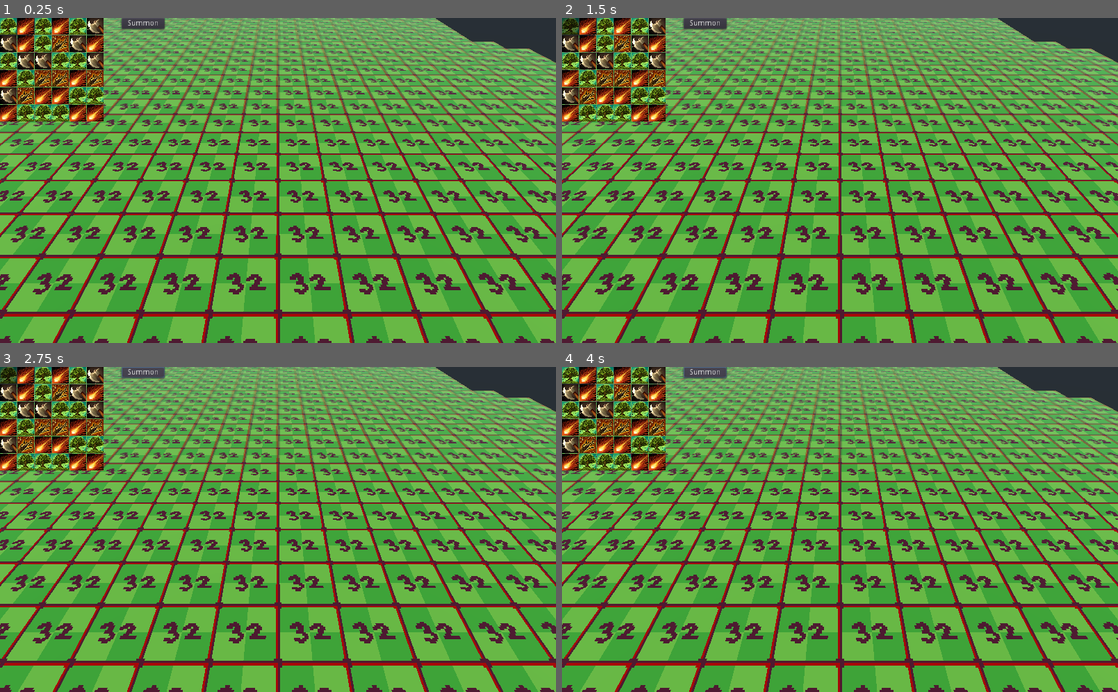
Above: before the commit, frames 1-4 (two rows, left to right).
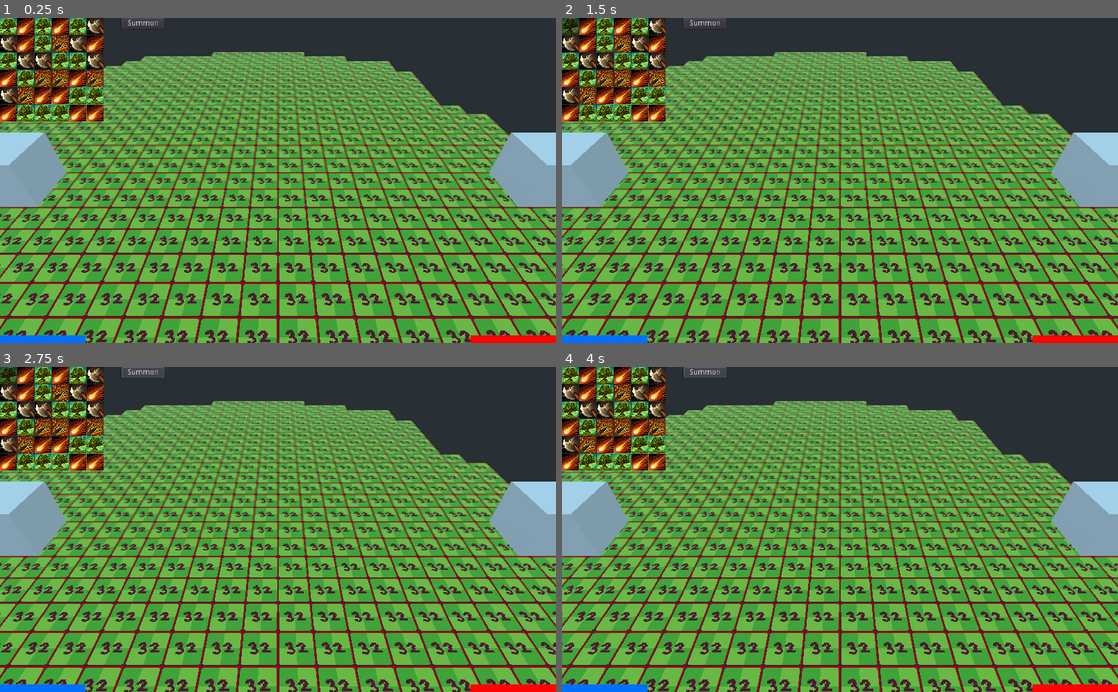
Above: after the commit, the same moments.

Repository: VPJPeltonen/Puzzlejam
Game: Godot game, scene res://src/scenes/tiles/Game.tscn
Two runs of this game, one before a commit and one after it. Both use one fixed random seed, a clock stepped at 60 frames per second and the inputs below. The project has no main scene, so this scene is started directly.
Inputs (mouse positions are in pixels of both pictures, inside the frame that each line leads up to):
- Up to frame 1 (0.25 s): no input
- Up to frame 2 (1.5 s): click "Summon" at 0.5 s; click (573, 27) at 1.27 s
- Up to frame 3 (2.75 s): click "Summon" at 2 s
- Up to frame 4 (4 s): click (573, 376) at 2.77 s; click "Summon" at 3.5 s

The runs differ from the first frame. In frame 1, 71% of the frame differs, in the area x 0-100%, y 0-100%; in frame 2, 71%; in frame 3, 71%; in frame 4, 71%.

Commit message:
mobs damage AI castle

Diff:
--- a/src/scenes/tiles/Game.tscn
+++ b/src/scenes/tiles/Game.tscn
@@ -1,16 +1,30 @@
-[gd_scene load_steps=6 format=2]
+[gd_scene load_steps=12 format=2]
 
 [ext_resource path="res://src/scripts/TileGrid.gd" type="Script" id=1]
 [ext_resource path="res://src/scenes/tiles/Tile.tscn" type="PackedScene" id=2]
 [ext_resource path="res://assets/meshlibrarys/basic.tres" type="MeshLibrary" id=3]
 [ext_resource path="res://src/scripts/Spawner.gd" type="Script" id=4]
 [ext_resource path="res://src/scenes/units/Peasant.tscn" type="PackedScene" id=5]
+[ext_resource path="res://src/scripts/AICastle.gd" type="Script" id=6]
+[ext_resource path="res://src/scripts/UI.gd" type="Script" id=7]
+
+[sub_resource type="StyleBoxFlat" id=2]
+bg_color = Color( 0, 0.439216, 1, 1 )
+
+[sub_resource type="StyleBoxFlat" id=3]
+bg_color = Color( 0.996078, 0.0156863, 0.0156863, 1 )
+
+[sub_resource type="CubeMesh" id=1]
+
+[sub_resource type="CylinderShape" id=4]
+radius = 1.76796
 
 [node name="Game" type="Spatial"]
 
 [node name="UI" type="Control" parent="."]
 anchor_right = 1.0
 anchor_bottom = 1.0
+script = ExtResource( 7 )
 __meta__ = {
 "_edit_use_anchors_": false
 }
@@ -38,6 +52,26 @@
 align = 1
 valign = 1
 
+[node name="PlayerHealth" type="ProgressBar" parent="UI"]
+anchor_top = 1.0
+anchor_bottom = 1.0
+margin_top = -14.0
+margin_right = 158.0
+custom_styles/fg = SubResource( 2 )
+value = 100.0
+percent_visible = false
+
+[node name="AIHealth" type="ProgressBar" parent="UI"]
+anchor_left = 1.0
+anchor_top = 1.0
+anchor_right = 1.0
+anchor_bottom = 1.0
+margin_left = -158.0
+margin_top = -14.0
+custom_styles/fg = SubResource( 3 )
+value = 100.0
+percent_visible = false
+
 [node name="GridMap" type="GridMap" parent="."]
 mesh_library = ExtResource( 3 )
 cell_size = Vector3( 1, 1, 1 )
@@ -49,13 +83,30 @@
 }
 
 [node name="Camera" type="Camera" parent="."]
-transform = Transform( 1, 0, 0, 0, 0.766044, 0.642788, 0, -0.642788, 0.766044, 0, 5.37257, 13.2108 )
+transform = Transform( 1, 0, 0, 0, 0.766044, 0.642788, 0, -0.642788, 0.766044, 0, 8.91146, 13.9162 )
 fov = 55.0
 
 [node name="Spawner" type="Position3D" parent="." groups=[
 "Spawner",
 ]]
-transform = Transform( 1, 0, 0, 0, 1, 0, 0, 0, 1, 0, 1.21703, 0 )
+transform = Transform( 1, 0, 0, 0, 1, 0, 0, 0, 1, -7.66014, 2.17458, 4.85138 )
 script = ExtResource( 4 )
 peasant = ExtResource( 5 )
+
+[node name="Castle" type="MeshInstance" parent="."]
+transform = Transform( 1, 0, 0, 0, 1, 0, 0, 0, 1, -9.59468, 1.87926, 4.9665 )
+mesh = SubResource( 1 )
+material/0 = null
+
+[node name="AICastle" type="MeshInstance" parent="."]
+transform = Transform( 1, 0, 0, 0, 1, 0, 0, 0, 1, 9.595, 1.879, 4.966 )
+mesh = SubResource( 1 )
+material/0 = null
+script = ExtResource( 6 )
+
+[node name="Area" type="Area" parent="AICastle"]
+
+[node name="CollisionShape" type="CollisionShape" parent="AICastle/Area"]
+shape = SubResource( 4 )
 [connection signal="pressed" from="UI/TileGrid/SummonButton" to="UI/TileGrid" method="_on_SummonButton_pressed"]
+[connection signal="body_entered" from="AICastle/Area" to="AICastle" method="_on_Area_body_entered"]
--- a/src/scenes/units/Peasant.tscn
+++ b/src/scenes/units/Peasant.tscn
@@ -1,9 +1,21 @@
-[gd_scene load_steps=2 format=2]
+[gd_scene load_steps=4 format=2]
+
+[ext_resource path="res://src/scripts/Unit.gd" type="Script" id=1]
 
 [sub_resource type="CylinderMesh" id=1]
 
-[node name="Peasant" type="Spatial"]
+[sub_resource type="CylinderShape" id=2]
+
+[node name="Peasant" type="KinematicBody" groups=[
+"mob",
+]]
+script = ExtResource( 1 )
 
 [node name="MeshInstance" type="MeshInstance" parent="."]
+transform = Transform( 0.5, 0, 0, 0, 0.5, 0, 0, 0, 0.5, 0, 0, 0 )
 mesh = SubResource( 1 )
 material/0 = null
+
+[node name="CollisionShape" type="CollisionShape" parent="."]
+transform = Transform( 0.5, 0, 0, 0, 0.5, 0, 0, 0, 0.5, 0, 0, 0 )
+shape = SubResource( 2 )
--- /dev/null
+++ b/src/scripts/AICastle.gd
@@ -0,0 +1,21 @@
+extends MeshInstance
+
+var health: int = 100
+
+onready var UI = get_parent().get_node("UI")
+
+# Called when the node enters the scene tree for the first time.
+func _ready():
+	pass # Replace with function body.
+
+
+# Called every frame. 'delta' is the elapsed time since the previous frame.
+#func _process(delta):
+#	pass
+
+
+func _on_Area_body_entered(body):
+	if body.is_in_group("mob"):
+		health -= body.attack
+		UI.AI_health_update(health)
+		body.queue_free()
--- a/src/scripts/Spawner.gd
+++ b/src/scripts/Spawner.gd
@@ -9,3 +9,4 @@
 func spawn() -> void:
 	var new_enemy = peasant.instance()
 	add_child(new_enemy)
+	new_enemy.target = get_parent().get_node("AICastle")
--- /dev/null
+++ b/src/scripts/UI.gd
@@ -0,0 +1,14 @@
+extends Control
+
+
+# Declare member variables here. Examples:
+# var a = 2
+# var b = "text"
+
+
+# Called when the node enters the scene tree for the first time.
+func _ready():
+	pass # Replace with function body.
+
+func AI_health_update(amount: int) -> void:
+	$AIHealth.value = amount
--- /dev/null
+++ b/src/scripts/Unit.gd
@@ -0,0 +1,16 @@
+extends KinematicBody
+
+var target: Object
+var speed: int = 200
+var attack: int = 10
+
+# Called when the node enters the scene tree for the first time.
+func _ready():
+	pass # Replace with function body.
+
+
+# Called every frame. 'delta' is the elapsed time since the previous frame.
+func _process(delta):
+	var dir = target.global_transform.origin - global_transform.origin
+	dir = dir.normalized()
+	move_and_slide(dir*speed*delta)
